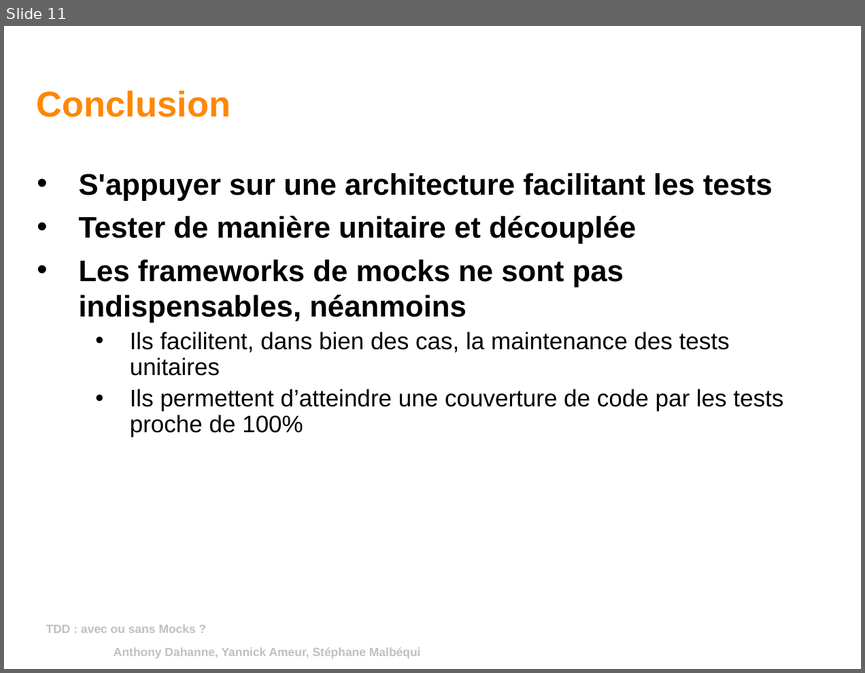
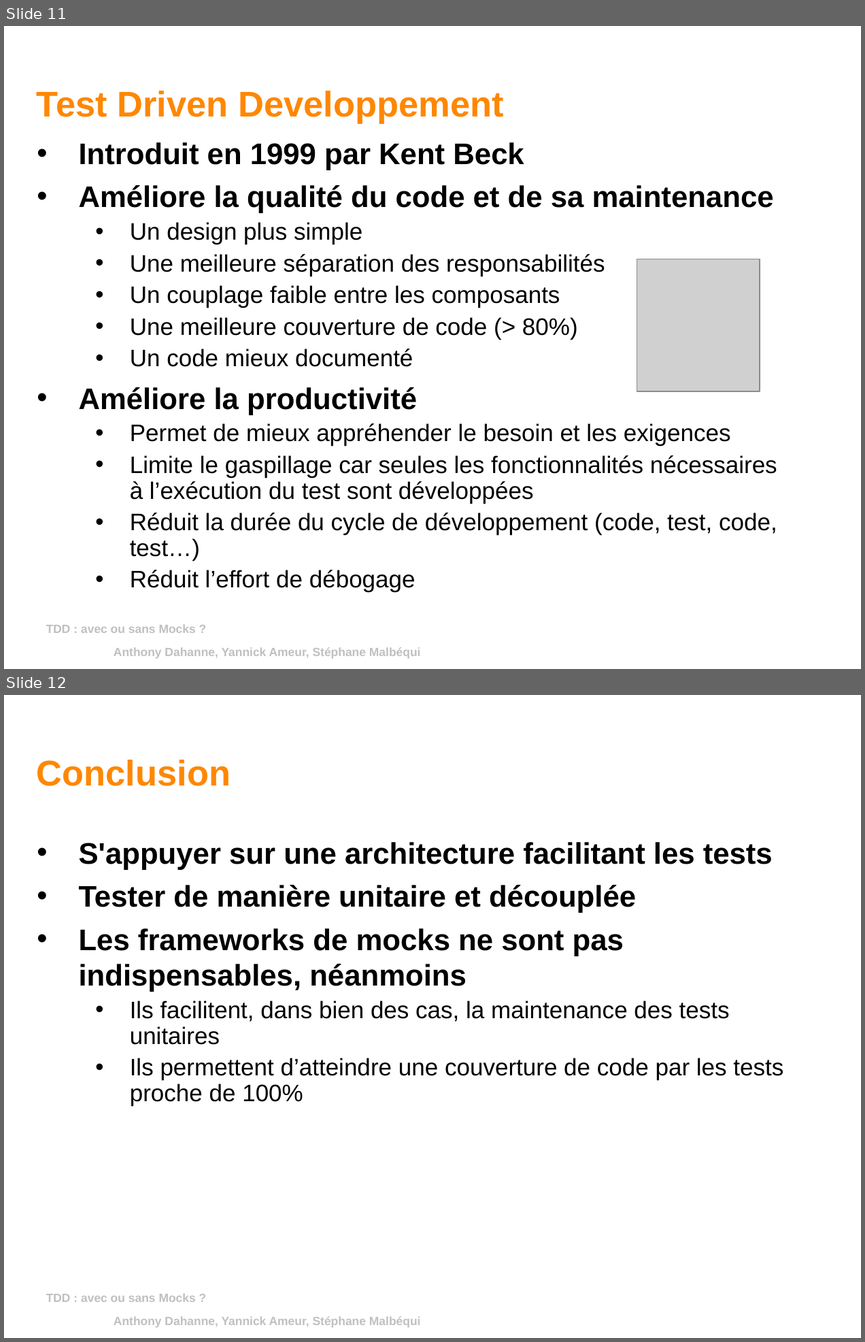
Before and after one commit to yannickameur/tddavecousansmock, a slide deck: tddavecousansmock/tdd_avec_ou_sans_mock.odp. Shown one above the other, each under a label of ours: slide 11 before the commit, slides 11 and 12 after it. The pictures are 865x673 and 865x1342 pixels, drawn with LibreOffice and Linux fonts; fonts in the diff are those of the drawing; grey boxes stand for pictures; background and template pictures are left out. Boxes give left, top, right and bottom in pixels: in the first picture for what was removed or moved away, otherwise in the second. Text is boxed around its words. In the diff, an @@ line names an element or a change of style, - is before the commit and + after.

Commit message:
ajout de slides sur "sans mock"

```diff
--- a/tddavecousansmock/tdd_avec_ou_sans_mock.odp
+++ b/tddavecousansmock/tdd_avec_ou_sans_mock.odp
@@ slide 11 added at (4,26,861,669), background #FFFFFF; not listed: 1 template element that a slide beside it also shows @@
@@ title added at (37,91,504,124), 30 pt, text #FF8701, bold @@
+Test Driven Developpement
@@ text added at (79,142,777,592), 20 pt, text #000000 @@
+• Introduit en 1999 par Kent Beck
+• Améliore la qualité du code et de sa maintenance
+  • Un design plus simple
+  • Une meilleure séparation des responsabilités
+  • Un couplage faible entre les composants
+  • Une meilleure couverture de code (> 80%)
+  • Un code mieux documenté
+• Améliore la productivité
+  • Permet de mieux appréhender le besoin et les exigences
+  • Limite le gaspillage car seules les fonctionnalités nécessaires à l’exécution du test sont développées
+  • Réduit la durée du cycle de développement (code, test, code, test…)
+  • Réduit l’effort de débogage
@@ picture added at (637,259,759,392) @@
@@ text added at (46,624,196,633), 10 pt, text #C0C0C0, bold @@
+TDD : avec ou sans Mocks ?
@@ page number added at (442,633,679,667), 14 pt, text #FFFFFF, bold @@
+11
@@ what was slide 11 is now slide 12 @@
```
Also in this commit, not shown: 5 slides changed, 1 other slide added, 1 slide removed.
